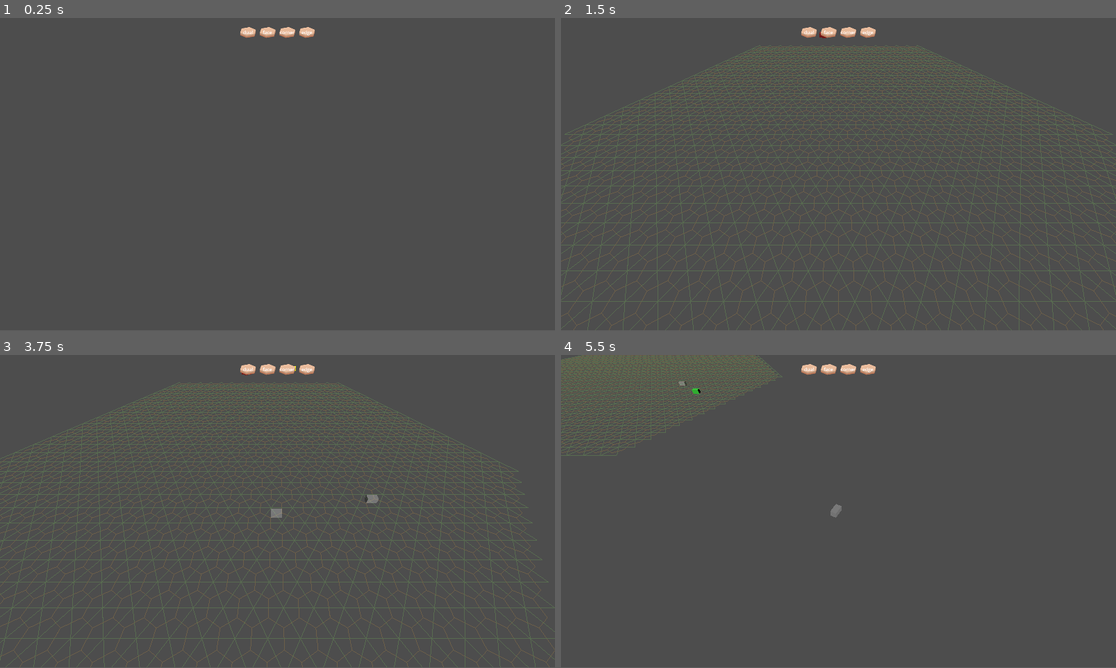
Above: before the commit, frames 1-4 (two rows, left to right).
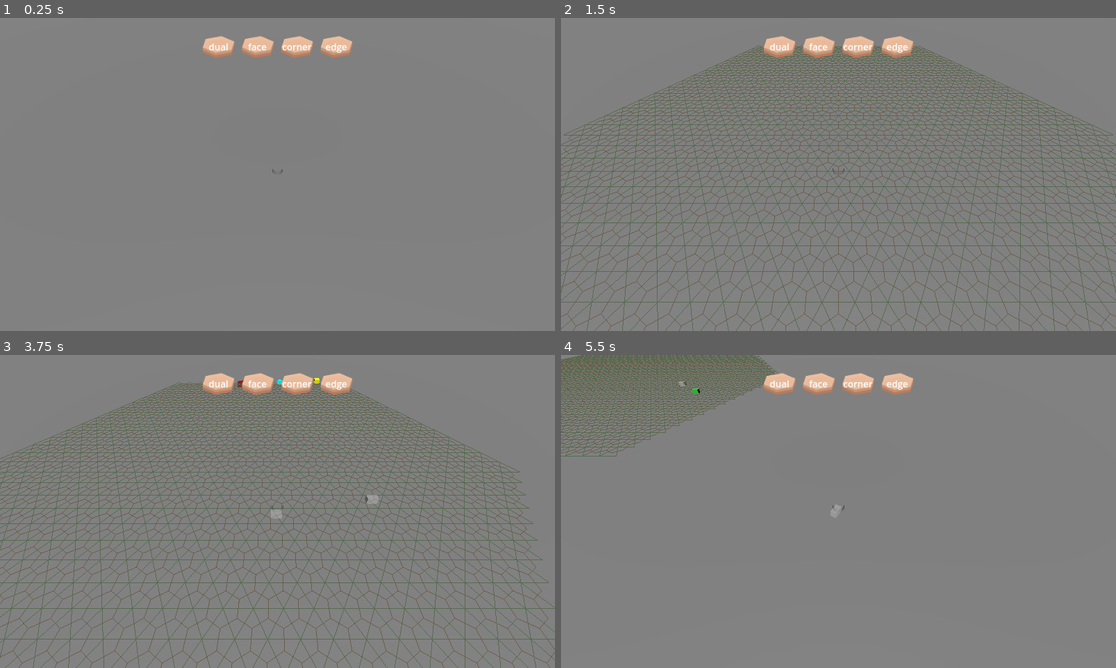
Above: after the commit, the same moments.

Repository: justfordoener/schmuck-of-schmiles
Game: Godot game, scene res://scenes/module_sandbox.tscn
Same seed, same stepped clock (60 frames per second), same inputs: the game is played once before the commit and once after it.
Inputs (mouse positions are in pixels of both pictures, inside the frame that each line leads up to; where the layout moved, square brackets give the same spot in the first picture):
- Up to frame 1 (0.25 s): no input
- Up to frame 2 (1.5 s): click (777, 46) [810, 33] at 0.5 s; click (816, 46) [827, 33] at 1.25 s
- Up to frame 3 (3.75 s): click (299, 383) [288, 370] at 2 s; click (338, 383) [305, 370] at 2.75 s; tap Enter at 3.5 s; move the mouse to (399, 495) at 3.52 s; hold D (move_right) from 3.53 s (still down); tap Middle mouse button (rotate) at 3.6 s
- Up to frame 4 (5.5 s): move the mouse to (727, 527) at 4.27 s; release D (move_right) at 4.28 s; hold S (move_back) 4.28-5.03 s; click (727, 527) at 4.35 s; tap Middle mouse button (rotate) at 4.55, 5.3 s; move the mouse to (894, 442) at 5.02 s; hold D (move_right) from 5.03 s (still down); tap Z (mouse_wheel_down) at 5.1 s
In our replay, the window is 799x449 before the commit and 799x450 after it. These sizes can differ from the game's own. Grey fills any space a smaller window leaves; there, only what the larger window draws over its background counts as a difference.

The runs differ from the first frame. In frame 1, 100% of the frame differs, in the area x 0-100%, y 0-100%; in frame 2, 90%; in frame 3, 91%; in frame 4, 95%.

Commit message:
Current state

Diff:
--- a/project.godot
+++ b/project.godot
@@ -23,6 +23,8 @@
 
 window/size/viewport_width=1920
 window/size/viewport_height=1080
+window/size/window_width_override=960
+window/size/window_height_override=541
 
 [input]
 
--- a/scenes/camera.tscn
+++ b/scenes/camera.tscn
@@ -12,3 +12,6 @@
 [node name="CameraZoomPivot" type="Node3D" parent="CameraRotX"]
 
 [node name="Camera3D" type="Camera3D" parent="CameraRotX/CameraZoomPivot"]
+
+[node name="RayCast3D" type="RayCast3D" parent="CameraRotX/CameraZoomPivot/Camera3D"]
+target_position = Vector3(0, 0, -1000)
--- a/scenes/module_sandbox.tscn
+++ b/scenes/module_sandbox.tscn
@@ -1,9 +1,17 @@
-[gd_scene load_steps=5 format=3 uid="uid://c80oiohis4dk6"]
+[gd_scene load_steps=8 format=3 uid="uid://c80oiohis4dk6"]
 
 [ext_resource type="Script" uid="uid://cwimjfawhl5tk" path="res://scripts/managers/main_manager.gd" id="1_6o6k0"]
 [ext_resource type="Texture2D" uid="uid://ddpcedgy74v6x" path="res://textures/sand.png" id="2_c2dvl"]
 [ext_resource type="PackedScene" uid="uid://cl022yfv6jrj" path="res://scenes/camera.tscn" id="3_6o6k0"]
 [ext_resource type="PackedScene" uid="uid://dshxsrgqjwt67" path="res://scenes/grid.tscn" id="4_jed05"]
+
+[sub_resource type="CylinderMesh" id="CylinderMesh_6o6k0"]
+
+[sub_resource type="PlaneMesh" id="PlaneMesh_6o6k0"]
+size = Vector2(1000, 1000)
+
+[sub_resource type="BoxShape3D" id="BoxShape3D_c2dvl"]
+size = Vector3(1000, 1, 1000)
 
 [node name="ModuleSandbox" type="Node"]
 script = ExtResource("1_6o6k0")
@@ -90,11 +98,26 @@
 text = "edge"
 horizontal_alignment = 1
 
+[node name="pivot_object" type="MeshInstance3D" parent="."]
+transform = Transform3D(1, 0, 0, 0, 0.9999997, 0, 0, 0, 0.9999997, 0, -0.640913, -1.4620966)
+mesh = SubResource("CylinderMesh_6o6k0")
+
 [node name="CameraController" parent="." instance=ExtResource("3_6o6k0")]
-transform = Transform3D(1, 0, 0, 0, 0.81915206, 0.57357645, 0, -0.57357645, 0.81915206, 0, 12.550121, 15.068786)
+transform = Transform3D(1, 0, 0, 0, 0.819152, 0.5735764, 0, -0.5735764, 0.819152, 0, 12.55012, 15.068784)
 
 [node name="GridManager" parent="." instance=ExtResource("4_jed05")]
 camera_path = NodePath("../CameraController")
+
+[node name="Area3D" type="StaticBody3D" parent="."]
+
+[node name="MeshInstance3D" type="MeshInstance3D" parent="Area3D"]
+transform = Transform3D(1, 0, 0, 0, 1, 0, 0, 0, 1, 0, -1, 0)
+mesh = SubResource("PlaneMesh_6o6k0")
+skeleton = NodePath("../..")
+
+[node name="CollisionShape3D" type="CollisionShape3D" parent="Area3D"]
+transform = Transform3D(1, 0, 0, 0, 1, 0, 0, 0, 1, 0, -2, 0)
+shape = SubResource("BoxShape3D_c2dvl")
 
 [connection signal="pressed" from="UI/VBoxContainer/HBoxContainer/MarginContainer/dual_layer_button" to="." method="on_ui_grid_layer_button_pressed" binds= ["dual_layer"]]
 [connection signal="pressed" from="UI/VBoxContainer/HBoxContainer/MarginContainer2/face_layer_button" to="." method="on_ui_grid_layer_button_pressed" binds= ["face_layer"]]
--- a/scripts/player_controller/camera.gd
+++ b/scripts/player_controller/camera.gd
@@ -27,6 +27,9 @@
 @onready var zoom_pivot = $CameraRotX/CameraZoomPivot
 @onready var camera = $CameraRotX/CameraZoomPivot/Camera3D
 
+# rotation
+@onready var pivot_object = $"../pivot_object"
+@onready var raycast = $CameraRotX/CameraZoomPivot/Camera3D/RayCast3D
 
 func _ready() -> void:
 	move_target = position
@@ -54,7 +57,7 @@
 	# set movement targets
 	var zoom_move_factor = 1.0 - current_zoom + 0.2
 	move_target += move_speed * zoom_move_factor * movement_direction
-	rotate_keys_target += rotate_keys_speed * rotate_keys_direction
+	#rotate_keys_target += rotate_keys_speed * rotate_keys_direction
 
 	# Zoom - fast in the middle, slow at edges
 	var zoom_curve = 1.0 - abs(current_zoom - 0.5) * 2.0
@@ -64,7 +67,6 @@
 
 	# lerp to movement targets
 	position = lerp(position, move_target, floatyness)
-	rotation_degrees.y = lerp(rotation_degrees.y, rotate_keys_target, floatyness)
 	camera.position.z = lerp(camera.position.z, zoom_target, floatyness)
 
 	# compute new pitch between min_pitch and max_pitch
@@ -76,3 +78,23 @@
 		target_pitch,
 		floatyness
 	)
+
+	# raycast
+	raycast.force_raycast_update()
+	var raycast_hit_position: Vector3
+	if raycast.is_colliding():
+		raycast_hit_position = raycast.get_collision_point()
+	else:
+		raycast_hit_position = camera.global_transform.origin + camera.global_transform.basis.z * -zoom_target
+
+	pivot_object.global_position = raycast_hit_position
+
+	# pivot rotation
+	if rotate_keys_direction != 0:
+		pivot_object.rotate_y(rotate_keys_speed * rotate_keys_direction * _delta)
+
+
+	var offset = camera.global_transform.origin - pivot_object.global_transform.origin
+	offset = offset.rotated(Vector3.UP, rotate_keys_speed * rotate_keys_direction * _delta)
+	camera.global_transform.origin = pivot_object.global_transform.origin + offset
+	camera.look_at(pivot_object.global_transform.origin, Vector3.UP)
Not shown: 1 places in scenes/camera.tscn that only renumber resources
